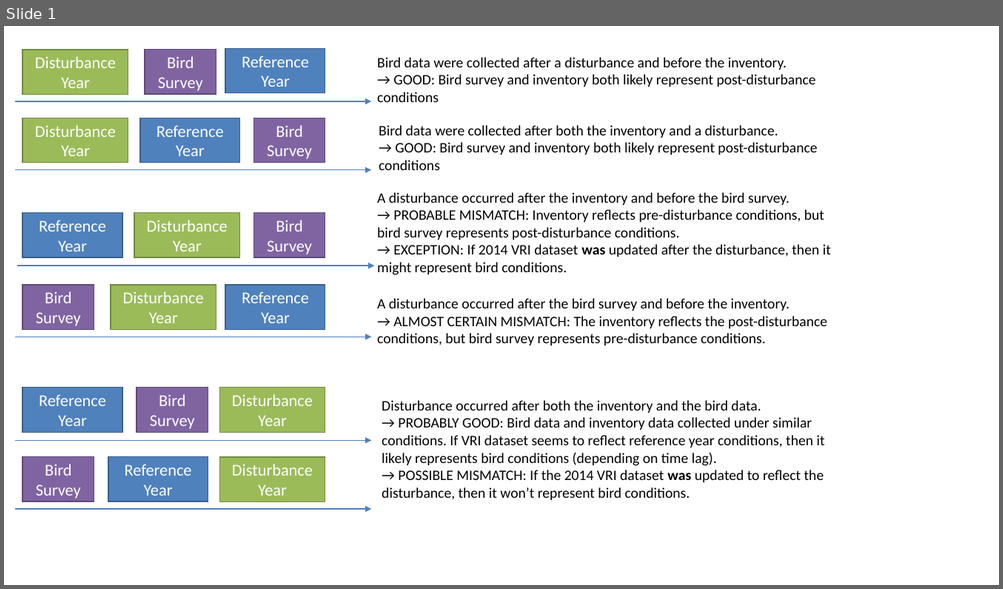
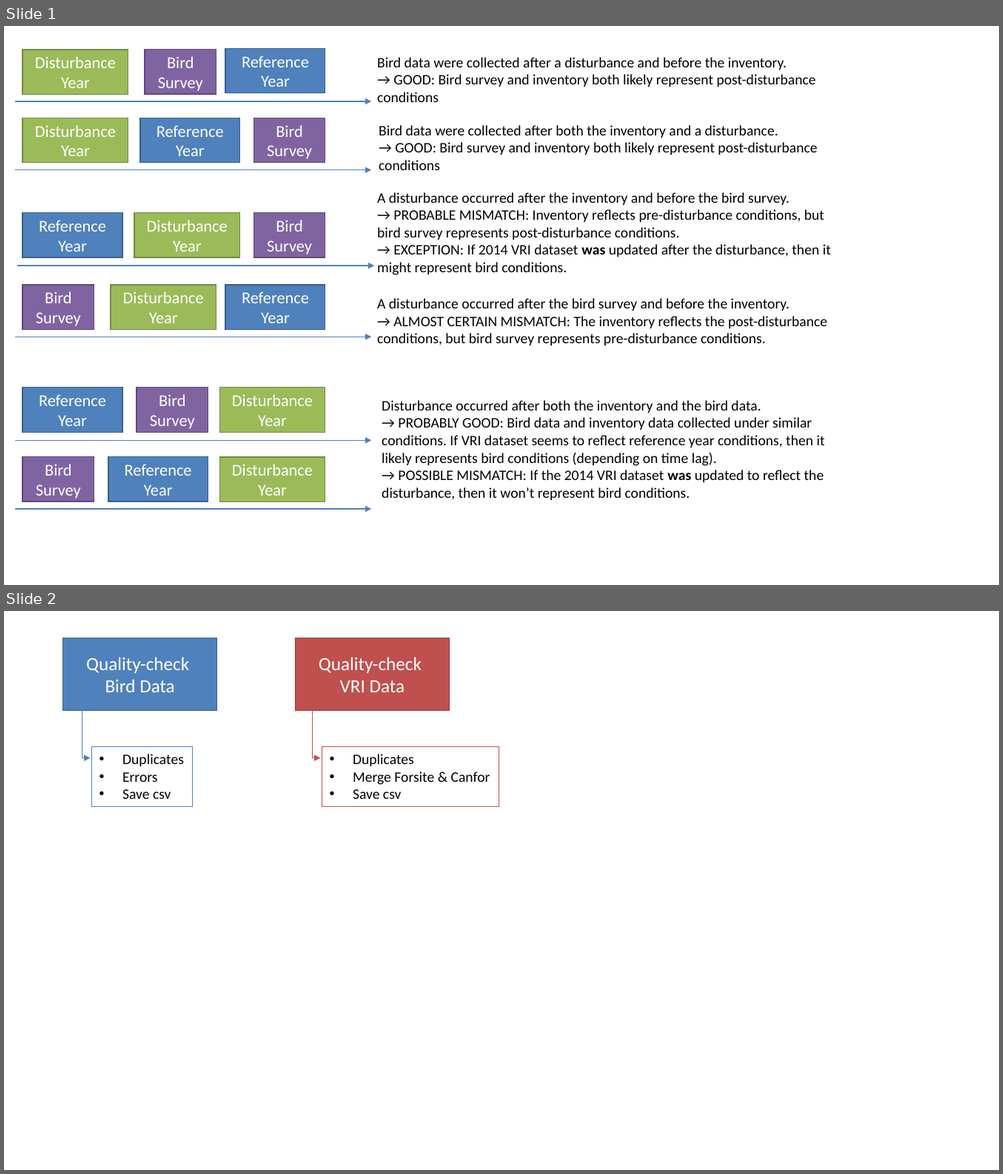
Before and after one commit to borealbirds/NBarker-BCVRImodels, a slide deck: VRI_bird_data_scenarios.pptx. Shown one above the other, each under a label of ours: slide 1 before the commit, slides 1 and 2 after it. The pictures are 1003x589 and 1003x1174 pixels, drawn with LibreOffice and Linux fonts; fonts in the diff are those of the drawing. Boxes give left, top, right and bottom in pixels: in the first picture for what was removed or moved away, otherwise in the second. Text is boxed around its words. In the diff, an @@ line names an element or a change of style, - is before the commit and + after.

Commit message:
Initiate revised workflow
Quality-checking full VRI before subsetting for intersected.

```diff
--- a/VRI_bird_data_scenarios.pptx
+++ b/VRI_bird_data_scenarios.pptx
@@ slide 2 added at (4, 611, 999, 1170), background #FFFFFF @@
@@ rectangle added at (63, 638, 216, 710), fill #4F81BD, outline #3A5F8C 1 pt, 18 pt, text #FFFFFF @@
+Quality-check
+Bird Data
@@ rectangle added at (295, 638, 449, 710), fill #C0504D, outline #8E3B39 1 pt, 18 pt, text #FFFFFF @@
+Quality-check
+VRI Data
@@ elbow arrow added from (82, 711) to (90, 758), #4F81BD 0.5 pt @@
@@ elbow arrow added from (312, 711) to (320, 758), #C0504D 0.5 pt @@
@@ rectangle added at (92, 747, 193, 807), outline #4F81BD 0.75 pt, 14 pt, text #000000 @@
+• Duplicates
+• Errors
+• Save csv
@@ rectangle added at (322, 747, 498, 807), outline #C0504D 0.75 pt, 14 pt, text #000000 @@
+• Duplicates
+• Merge Forsite & Canfor
+• Save csv
```
Also in this commit, not shown: 9 other files.
